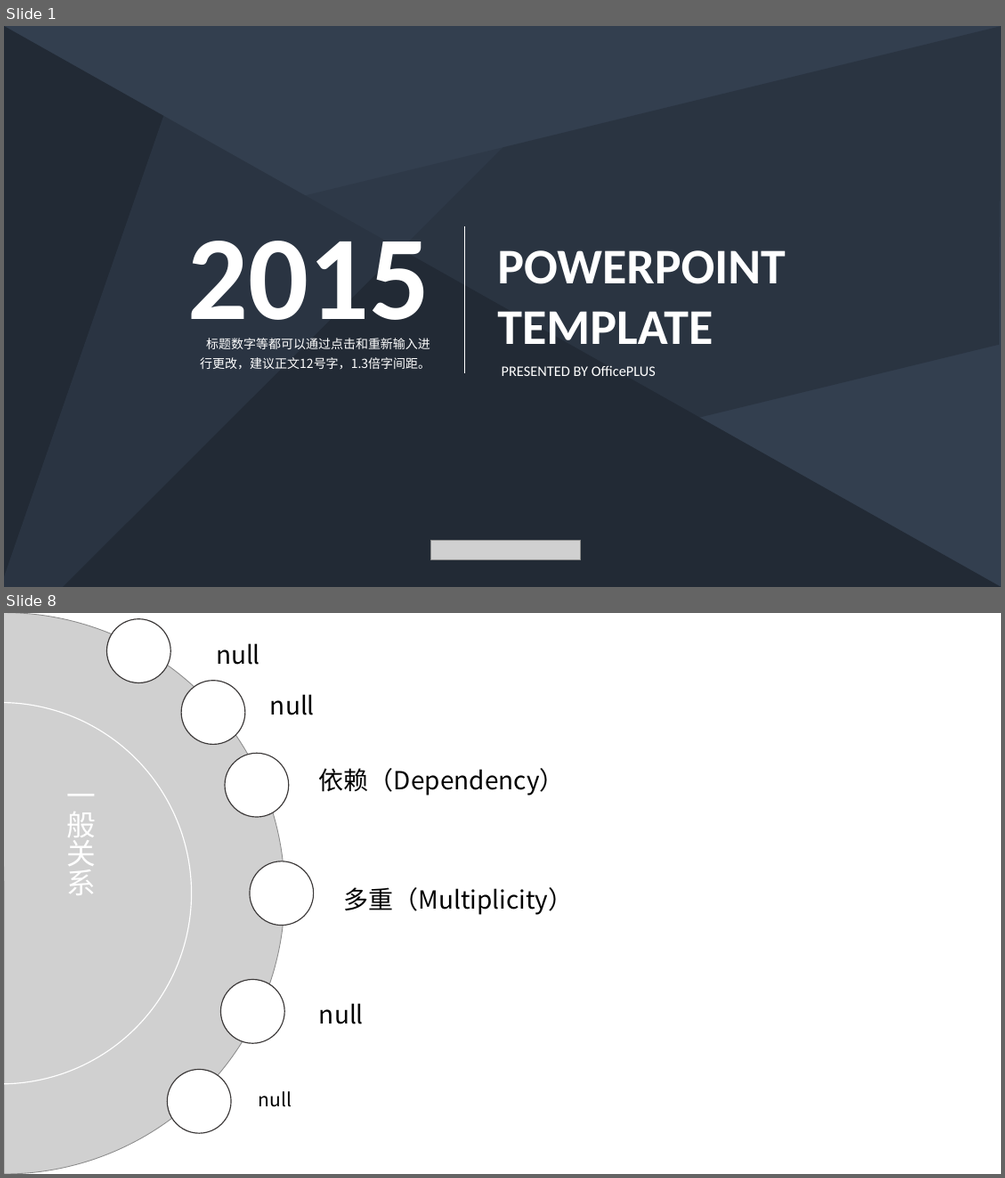
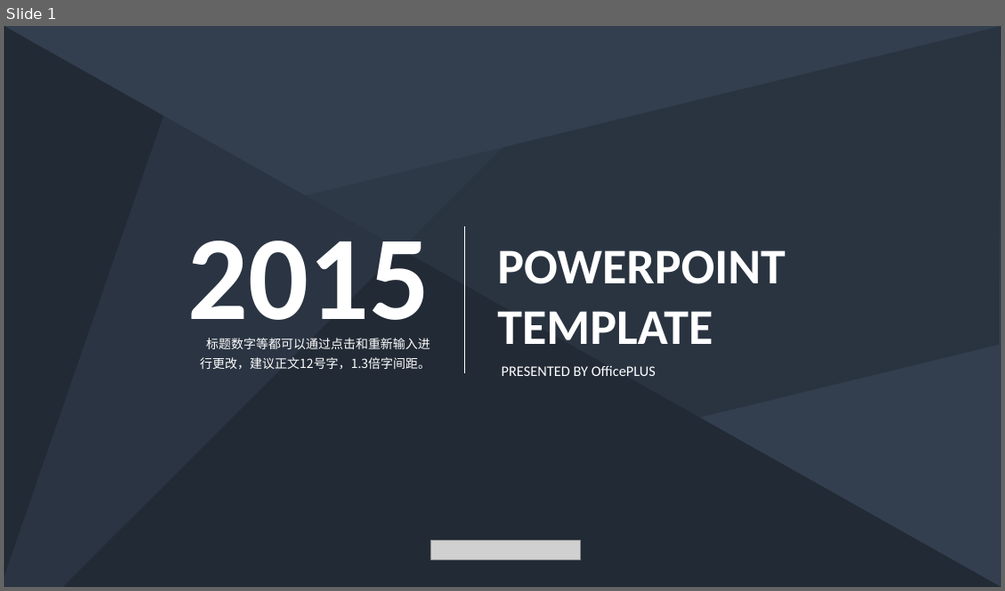
Before and after one commit to PRD2018-G03/PRD2018-G03-SoftwareEngineeringProject, a slide deck: 非受控文档/5_骆佳俊/深蓝低调稳重商务PPT模板-类图骆佳俊部分.pptx. Shown one above the other, each under a label of ours: slides 1 and 8 before the commit, slide 1 after it; the slides between them are not shown. The pictures are 1005x1178 and 1005x591 pixels, drawn with LibreOffice and Linux fonts; fonts in the diff are those of the drawing; grey boxes stand for pictures. Boxes give left, top, right and bottom in pixels: in the first picture for what was removed or moved away, otherwise in the second. Text is boxed around its words. In the diff, an @@ line names an element or a change of style, - is before the commit and + after.

```diff
--- a/非受控文档/5_骆佳俊/深蓝低调稳重商务PPT模板-类图骆佳俊部分.pptx
+++ b/非受控文档/5_骆佳俊/深蓝低调稳重商务PPT模板-类图骆佳俊部分.pptx
@@ slide 8 removed at [4, 613, 1001, 1174], background #FFFFFF @@
@@ picture removed at [4, 613, 285, 1174] @@
@@ ellipse removed at [107, 619, 170, 682] @@
@@ text removed at [216, 643, 260, 665] @@
-null
@@ ellipse removed at [181, 681, 245, 744] @@
@@ ellipse removed at [4, 703, 192, 1084] @@
@@ text removed at [270, 694, 315, 715] @@
-null
@@ ellipse removed at [225, 753, 288, 817] @@
@@ text removed at [319, 768, 565, 795] @@
-依赖（Dependency）
@@ text removed at [66, 794, 96, 895] @@
-一般关系
@@ ellipse removed at [250, 861, 314, 925] @@
@@ text removed at [343, 887, 573, 915] @@
-多重（Multiplicity）
@@ ellipse removed at [221, 980, 284, 1043] @@
@@ text removed at [319, 1003, 364, 1024] @@
-null
@@ ellipse removed at [167, 1070, 231, 1133] @@
@@ text removed at [259, 1091, 291, 1107] @@
-null
```
Also in this commit, not shown: 5 slides changed, 12 slides added, 3 other slides removed.
